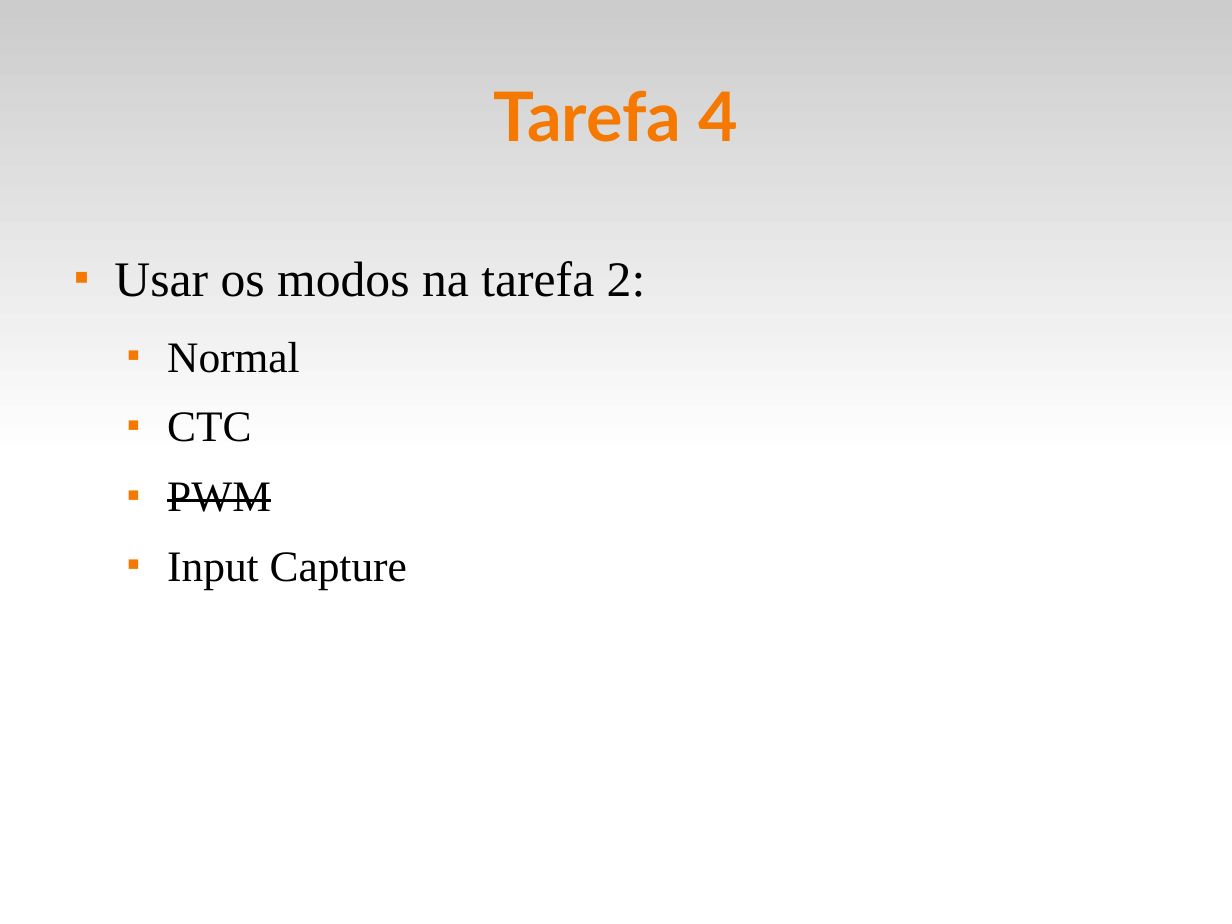
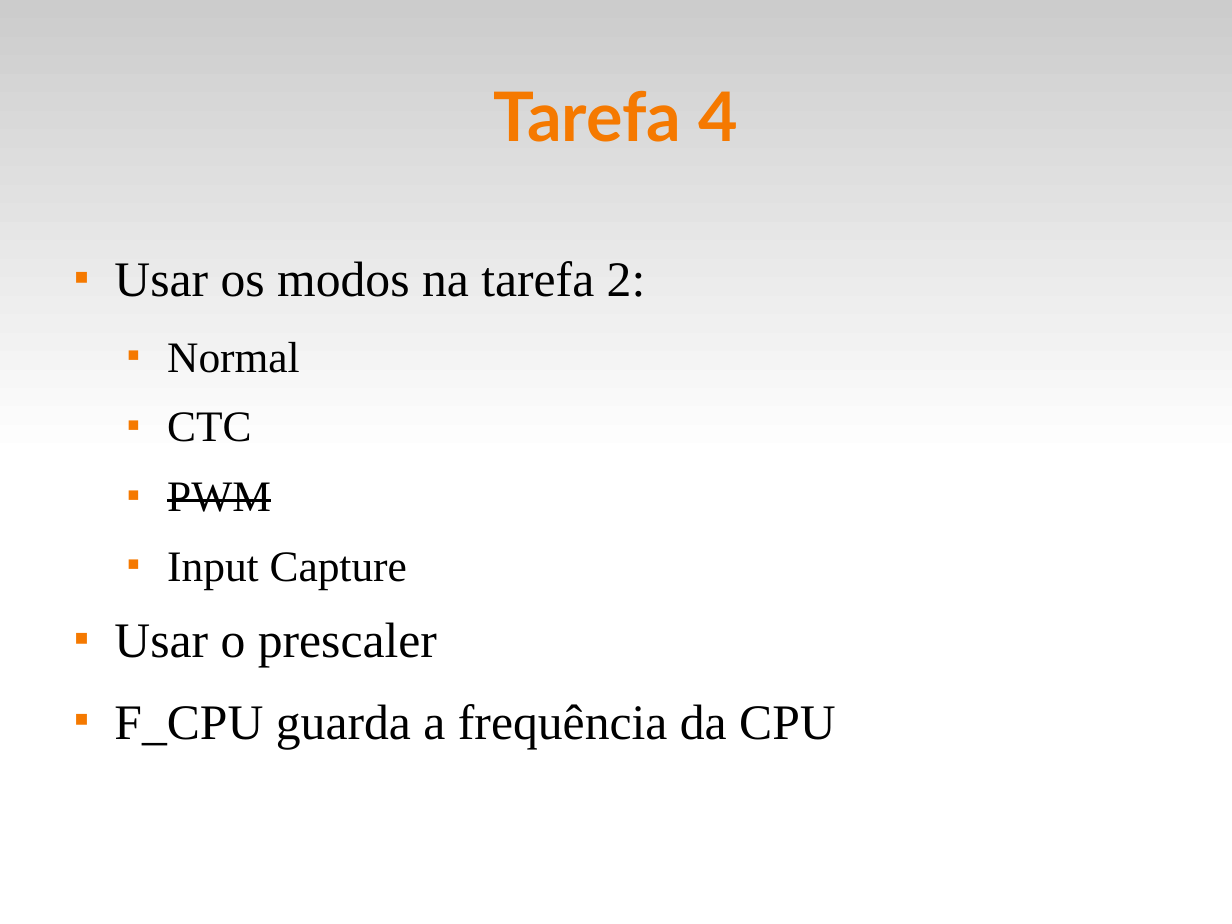
Before and after one commit to fsantanna-uerj/SE, a slide deck: slide 17 of Slides/se-04-timers.odp. Drawn at 1232x924 pixels with LibreOffice and Linux fonts; fonts in the diff are those of the drawing. Boxes give left, top, right and bottom in pixels: in the first picture for what was removed or moved away, otherwise in the second. Text is boxed around its words. In the diff, an @@ line names an element or a change of style, - is before the commit and + after.

```diff
--- a/Slides/se-04-timers.odp
+++ b/Slides/se-04-timers.odp
@@ text at [114,622,836,749]: paragraphs added @@
+■ Usar o prescaler
+■ F_CPU guarda a frequência da CPU
```
Also in this commit, not shown: 3 other files.
